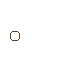
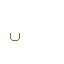
Revision of a layered w=64, h=64 image; what changed, layer by layer:
painted on "Calque de dessin 13" over [10, 31, 20, 41]
